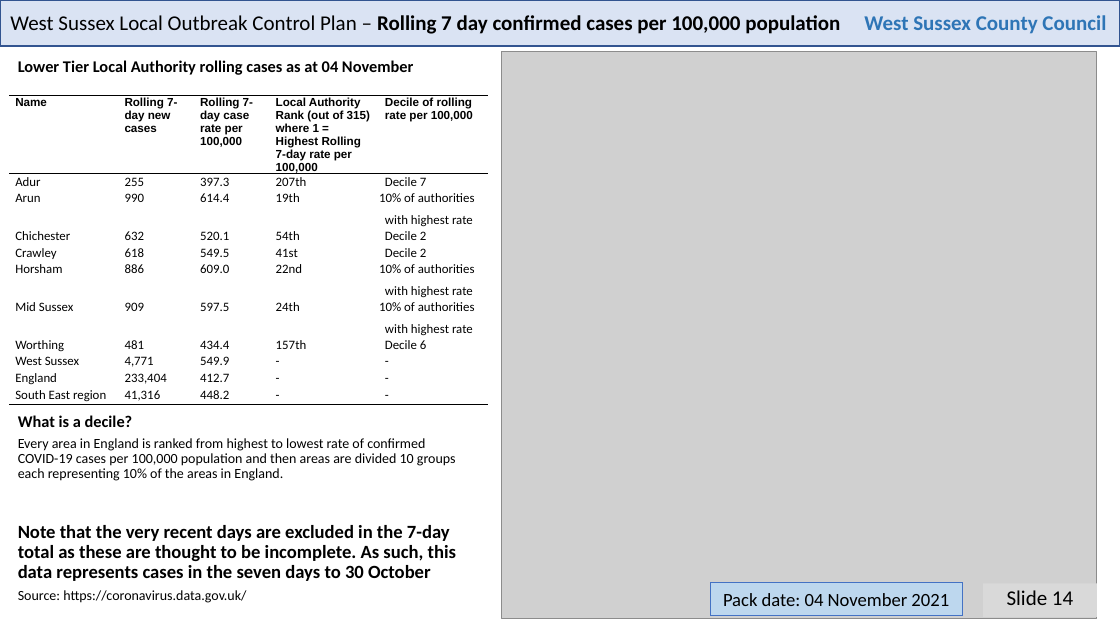
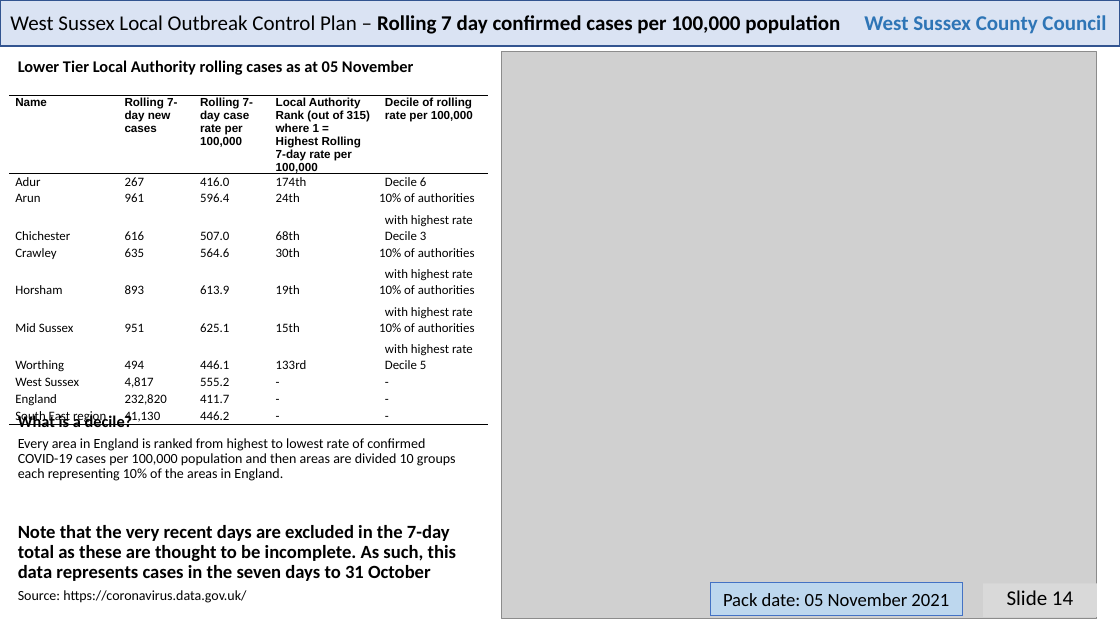
Before and after one commit to psychty/wsx_covid_datapack_public, a slide deck: slide 14 of Latest_West_Sussex_C19_slide_deck.pptx. Drawn at 1120x630 pixels with LibreOffice and Linux fonts; fonts in the diff are those of the drawing; grey boxes stand for pictures. Boxes give left, top, right and bottom in pixels: in the first picture for what was removed or moved away, otherwise in the second. Text is boxed around its words. In the diff, an @@ line names an element or a change of style, - is before the commit and + after.

```diff
--- a/Latest_West_Sussex_C19_slide_deck.pptx
+++ b/Latest_West_Sussex_C19_slide_deck.pptx
@@ text at bbox=[18, 60, 414, 75]: text changed @@
-Lower Tier Local Authority rolling cases as at 04 November
+Lower Tier Local Authority rolling cases as at 05 November
@@ table at bbox=[9, 96, 488, 428] @@
-row 2: Adur | 255 | 397.3 | 207th | Decile 7
+row 2: Adur | 267 | 416.0 | 174th | Decile 6
-row 3: Arun | 990 | 614.4 | 19th | 10% of authorities with highest rate
+row 3: Arun | 961 | 596.4 | 24th | 10% of authorities with highest rate
-row 4: Chichester | 632 | 520.1 | 54th | Decile 2
+row 4: Chichester | 616 | 507.0 | 68th | Decile 3
-row 5: Crawley | 618 | 549.5 | 41st | Decile 2
+row 5: Crawley | 635 | 564.6 | 30th | 10% of authorities with highest rate
-row 6: Horsham | 886 | 609.0 | 22nd | 10% of authorities with highest rate
+row 6: Horsham | 893 | 613.9 | 19th | 10% of authorities with highest rate
-row 7: Mid Sussex | 909 | 597.5 | 24th | 10% of authorities with highest rate
+row 7: Mid Sussex | 951 | 625.1 | 15th | 10% of authorities with highest rate
-row 8: Worthing | 481 | 434.4 | 157th | Decile 6
+row 8: Worthing | 494 | 446.1 | 133rd | Decile 5
-row 9, column 2: 4,771
+row 9, column 2: 4,817
-row 9, column 3: 549.9
+row 9, column 3: 555.2
-row 10, column 2: 233,404
+row 10, column 2: 232,820
-row 10, column 3: 412.7
+row 10, column 3: 411.7
-row 11, column 2: 41,316
+row 11, column 2: 41,130
-row 11, column 3: 448.2
+row 11, column 3: 446.2
@@ text at bbox=[18, 525, 456, 581]: text changed @@
-Note that the very recent days are excluded in the 7-day total as these are thought to be incomplete. As such, this data represents cases in the seven days to 30 October
+Note that the very recent days are excluded in the 7-day total as these are thought to be incomplete. As such, this data represents cases in the seven days to 31 October
@@ text in rectangle at bbox=[723, 593, 949, 606]: text changed @@
-Pack date: 04 November 2021
+Pack date: 05 November 2021
```
Also in this commit, not shown: 21 other slides changed, 51 other files.
